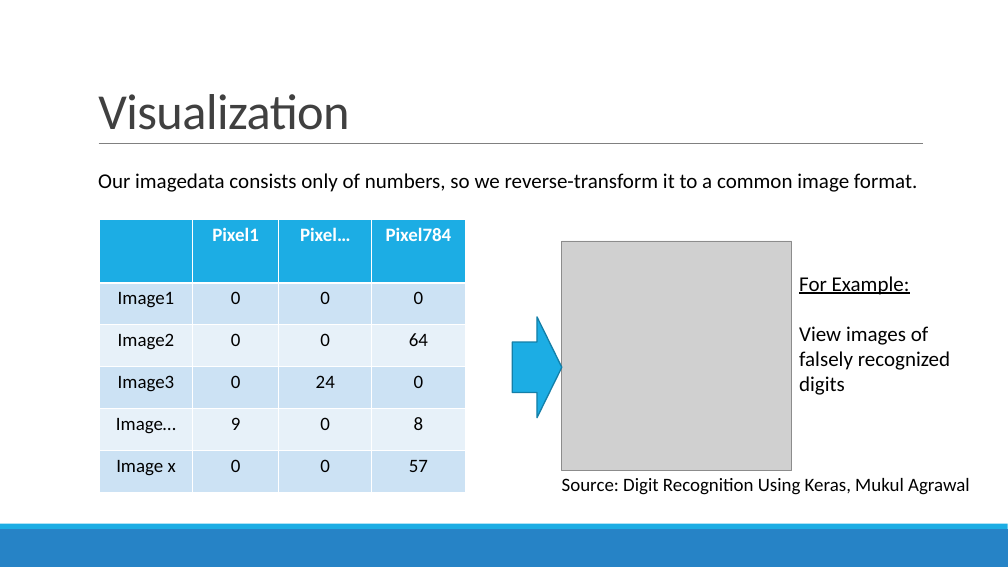
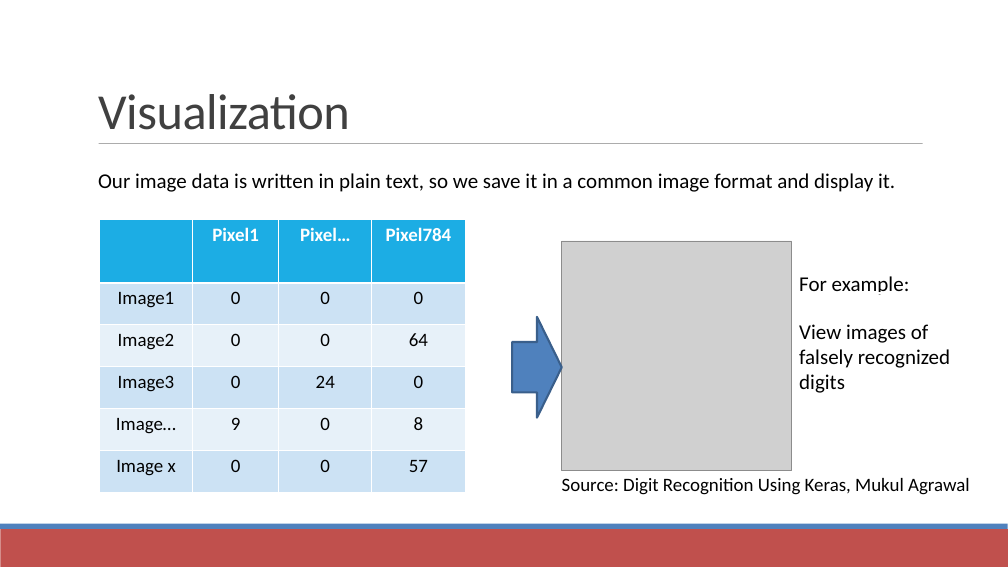
Before and after one commit to datascience-mobi/project-03-group-01, a slide deck: slide 7 of Vortrag1.pptx. Drawn at 1008x567 pixels with LibreOffice and Linux fonts; fonts in the diff are those of the drawing; grey boxes stand for pictures. Boxes give left, top, right and bottom in pixels: in the first picture for what was removed or moved away, otherwise in the second. Text is boxed around its words. In the diff, an @@ line names an element or a change of style, - is before the commit and + after.

Commit message:
fixed typos and adjusted timeline

```diff
--- a/Vortrag1.pptx
+++ b/Vortrag1.pptx
@@ line (99, 144) - (923, 144): stroke #808080 0.5 pt to #808080 0.51 pt @@
@@ text at box(98, 173, 895, 192): text changed @@
-Our imagedata consists only of numbers, so we reverse-transform it to a common image format.
+Our image data is written in plain text, so we save it in a common image format and display it.
@@ text at box(799, 276, 910, 295): text changed @@
-For Example:
+For example:
@@ right arrow at box(513, 317, 563, 417): fill #1CADE4 to #4F81BD; outline #1580A9 1.25 pt to #3A5F8C 2 pt; proportions changed @@
@@ rectangle at box(0, 529, 1008, 567): fill #2683C6 to #C0504D @@
@@ rectangle at box(0, 524, 1008, 529): fill #1CADE4 to #4F81BD @@
```
Also in this commit, not shown: 8 other slides changed.
